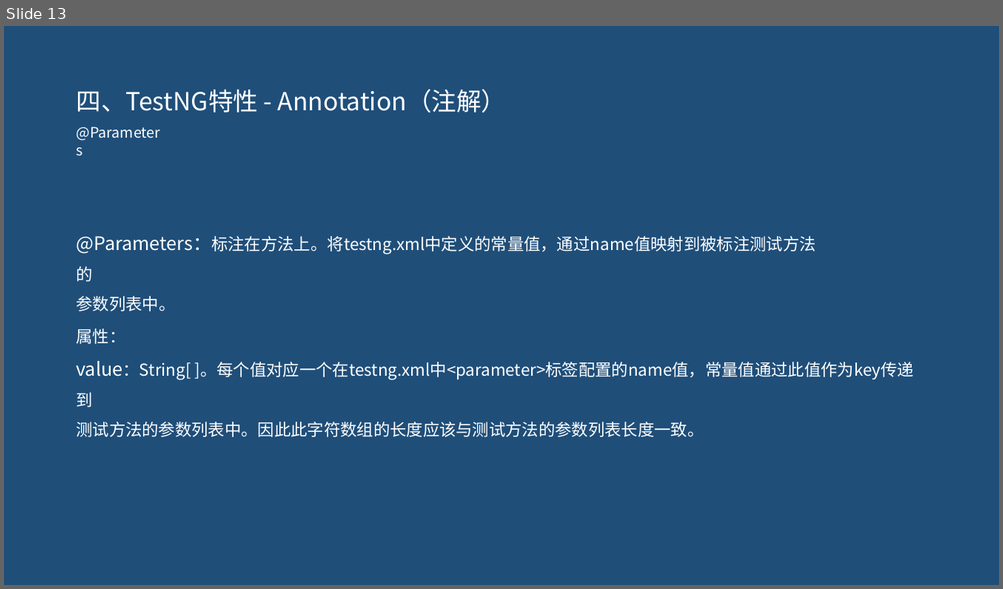
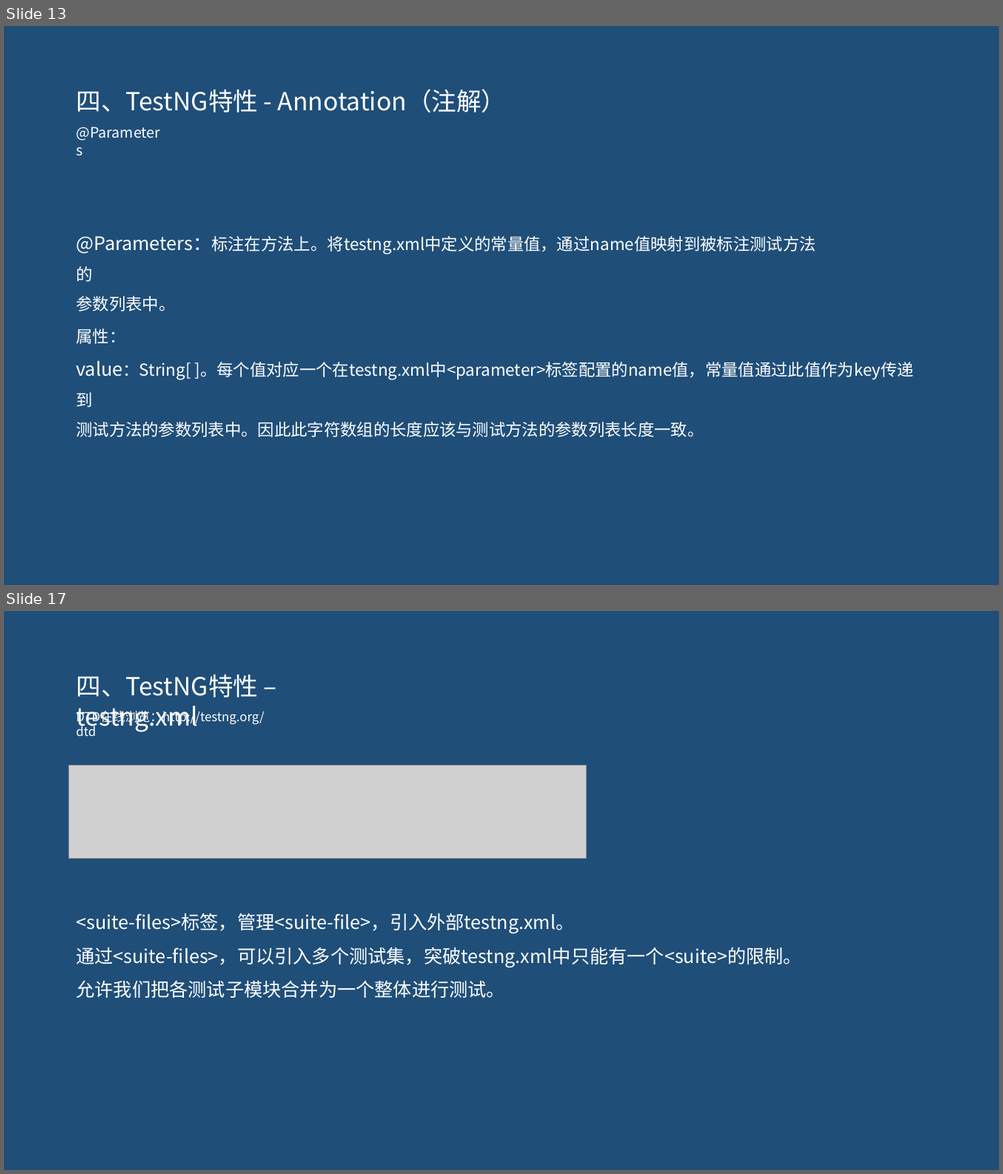
Before and after one commit to pertrichor/hello-testng, a slide deck: demo-server/doc/testNG介绍.pptx. Shown one above the other, each under a label of ours: slide 13 before the commit, slides 13 and 17 after it; the slides between them are not shown. The pictures are 1003x589 and 1003x1174 pixels, drawn with LibreOffice and Linux fonts; fonts in the diff are those of the drawing; grey boxes stand for pictures. Boxes give left, top, right and bottom in pixels: in the first picture for what was removed or moved away, otherwise in the second. Text is boxed around its words. In the diff, an @@ line names an element or a change of style, - is before the commit and + after.

```diff
--- a/demo-server/doc/testNG介绍.pptx
+++ b/demo-server/doc/testNG介绍.pptx
@@ slide 17 added at (4, 611, 999, 1170), background #1F4E79 @@
@@ text added at (76, 674, 258, 732), 24 pt, text #FFFFFF @@
+四、TestNG特性 – testng.xml
@@ text added at (76, 709, 264, 736), 12 pt, text #FFFFFF @@
+DTD在线浏览：http://testng.org/dtd
@@ picture added at (69, 766, 586, 859) @@
@@ text added at (76, 914, 802, 998), 18 pt, text #FFFFFF @@
+<suite-files>标签，管理<suite-file>，引入外部testng.xml。
+通过<suite-files>，可以引入多个测试集，突破testng.xml中只能有一个<suite>的限制。
+允许我们把各测试子模块合并为一个整体进行测试。
```
Also in this commit, not shown: 5 slides changed, 18 other slides added, 1 slide removed, 8 other files.
